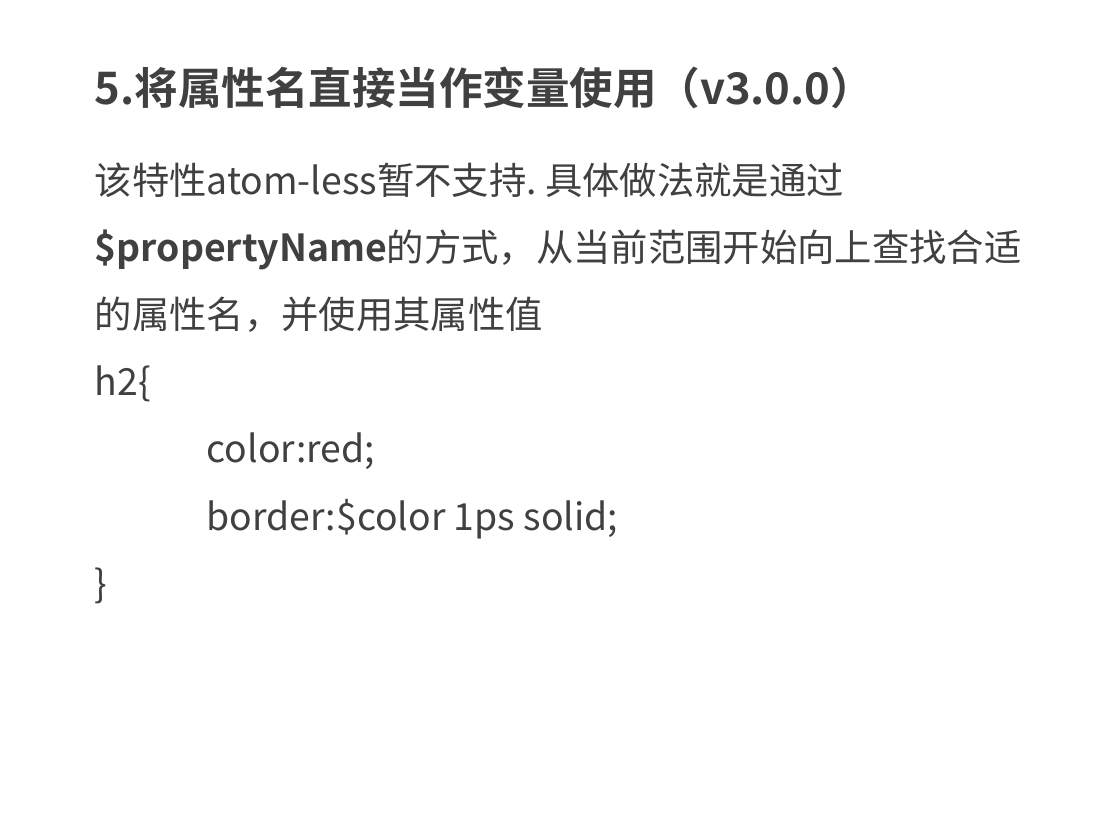
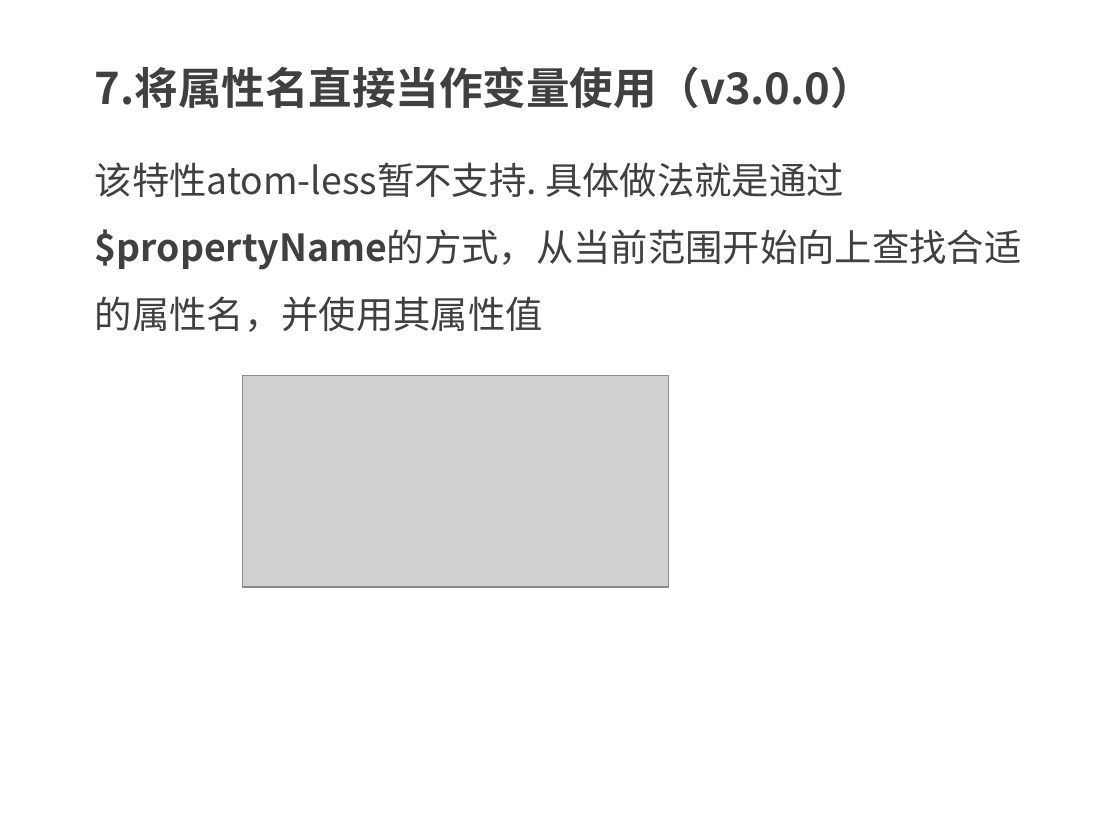
Before and after one commit to kong66/less-class, a slide deck: slide 9 of less-2-变量.pptx (slide 8 before the commit). Drawn at 1120x840 pixels with LibreOffice and Linux fonts; fonts in the diff are those of the drawing; grey boxes stand for pictures. Boxes give left, top, right and bottom in pixels: in the first picture for what was removed or moved away, otherwise in the second. Text is boxed around its words. In the diff, an @@ line names an element or a change of style, - is before the commit and + after.

```diff
--- a/less-2-变量.pptx
+++ b/less-2-变量.pptx
@@ text at box(95, 66, 874, 108): text changed @@
-5.将属性名直接当作变量使用（v3.0.0）
+7.将属性名直接当作变量使用（v3.0.0）
@@ text at box(95, 365, 618, 539): paragraphs removed @@
-h2{
-color:red;
-border:$color 1ps solid;
-}
@@ picture added at box(243, 376, 669, 588) @@
```
Also in this commit, not shown: 4 other slides changed, 3 slides added, 1 slide removed, 6 other files.
